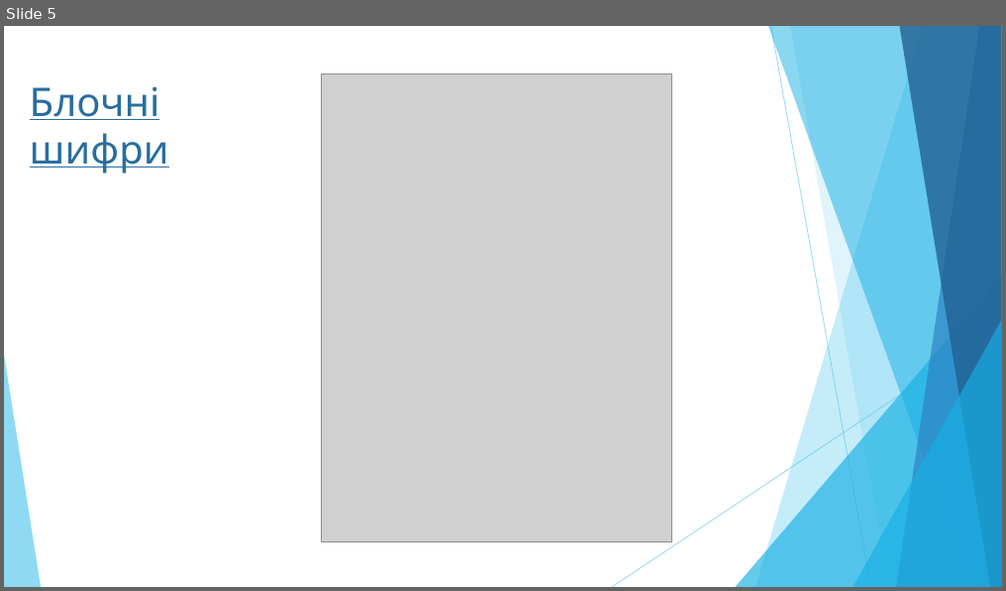
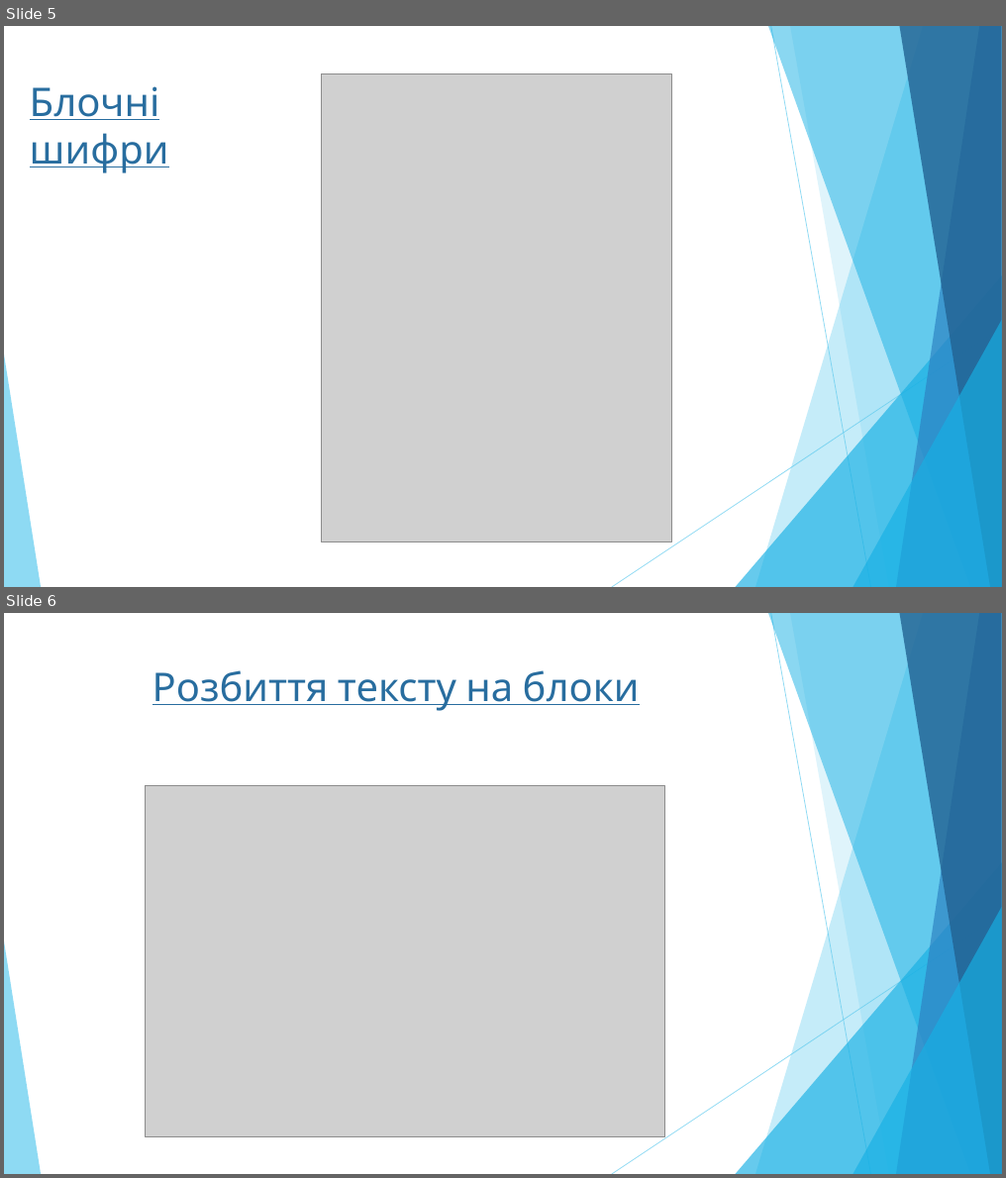
Before and after one commit to yarikpo/MAN-2019-2020-chat, a slide deck: prez/emty.pptx. Shown one above the other, each under a label of ours: slide 5 before the commit, slides 5 and 6 after it. The pictures are 1006x591 and 1006x1178 pixels, drawn with LibreOffice and Linux fonts; fonts in the diff are those of the drawing; grey boxes stand for pictures. Boxes give left, top, right and bottom in pixels: in the first picture for what was removed or moved away, otherwise in the second. Text is boxed around its words. In the diff, an @@ line names an element or a change of style, - is before the commit and + after.

```diff
--- a/prez/emty.pptx
+++ b/prez/emty.pptx
@@ slide 6 added at [4,613,1002,1174], background #FFFFFF; not listed: 10 template elements that a slide beside it also shows @@
@@ title added at [152,670,640,711], 38 pt, text #286D9F, underline @@
+Розбиття тексту на блоки
@@ picture added at [145,785,664,1137] @@
```
Also in this commit, not shown: 5 slides changed, 2 slides removed.
